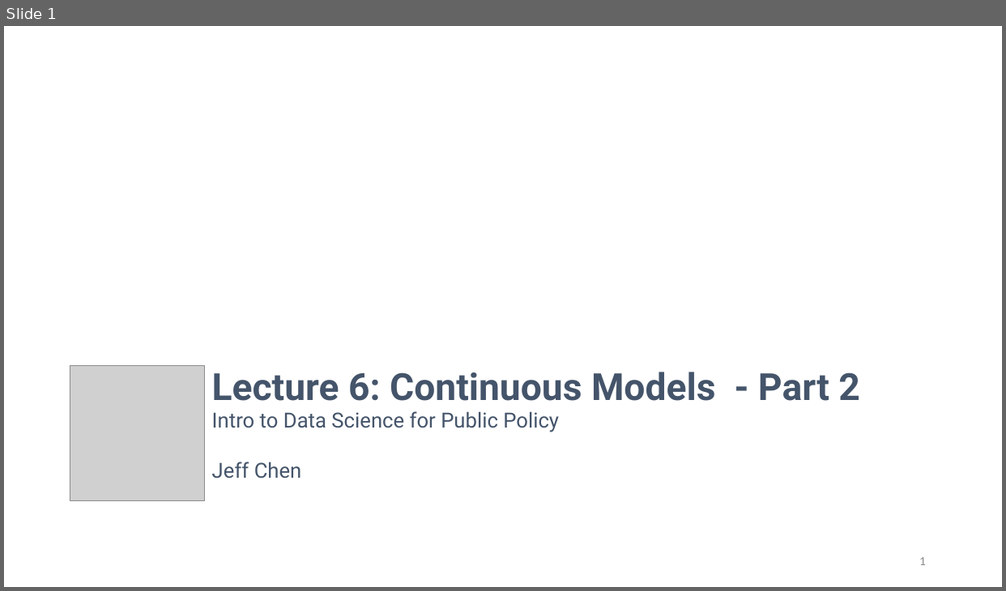
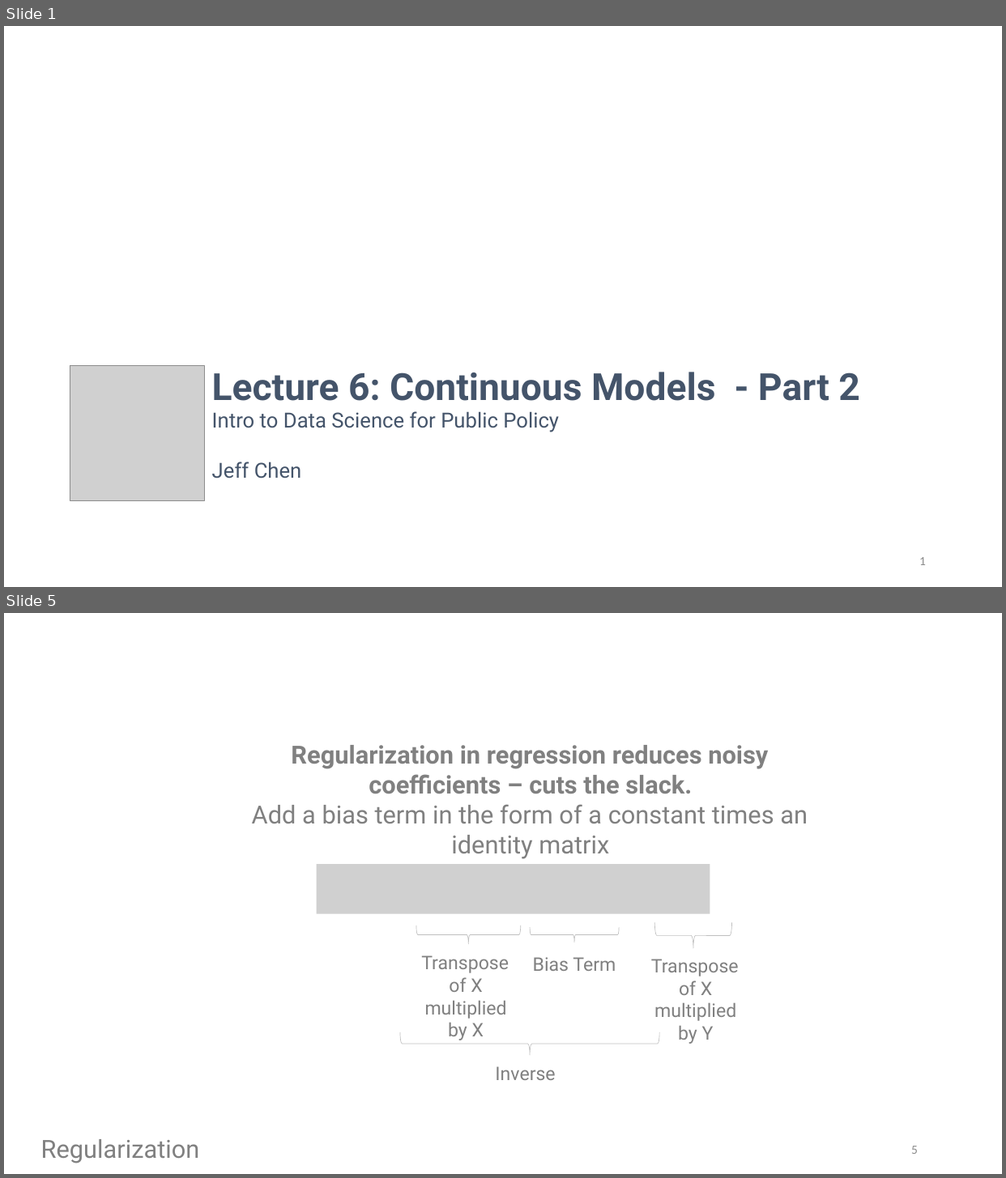
Before and after one commit to SigmaMonstR/data-science, a slide deck: lecture-06/slides.pptx. Shown one above the other, each under a label of ours: slide 1 before the commit, slides 1 and 5 after it; the slides between them are not shown. The pictures are 1006x591 and 1006x1178 pixels, drawn with LibreOffice and Linux fonts; fonts in the diff are those of the drawing; grey boxes stand for pictures. Boxes give left, top, right and bottom in pixels: in the first picture for what was removed or moved away, otherwise in the second. Text is boxed around its words. In the diff, an @@ line names an element or a change of style, - is before the commit and + after.

```diff
--- a/lecture-06/slides.pptx
+++ b/lecture-06/slides.pptx
@@ slide 5 added at [4,613,1002,1174], background #FFFFFF @@
@@ text added at [252,745,808,859], 24 pt, text #808080, bold @@
+Regularization in regression reduces noisy coefficients – cuts the slack.
+Add a bias term in the form of a constant times an identity matrix
@@ picture added at [317,864,710,914] @@
@@ right brace added at [416,925,521,944], outline #BFBFBF 0.5 pt @@
@@ right brace added at [530,928,619,943], outline #BFBFBF 0.5 pt @@
@@ right brace added at [655,923,732,949], outline #BFBFBF 0.5 pt @@
@@ rectangle added at [345,969,767,1007], fill #FFFFFF @@
@@ text added at [421,956,509,1041], 18 pt, text #808080 @@
+Transpose of X multiplied by X
@@ text added at [533,957,616,971], 18 pt, text #808080 @@
+Bias Term
@@ text added at [651,959,739,1044], 18 pt, text #808080 @@
+Transpose of X multiplied by Y
@@ right brace added at [400,1033,660,1056], outline #BFBFBF 0.5 pt @@
@@ text added at [495,1067,555,1080], 18 pt, text #808080 @@
+Inverse
@@ text added at [41,1139,200,1164], 24 pt, text #808080 @@
+Regularization
@@ page number added at [911,1146,918,1154], 12 pt, text #8C8C8C @@
+5
```
Also in this commit, not shown: 4 slides changed, 12 other slides added, 6 slides removed, 8 other files.
